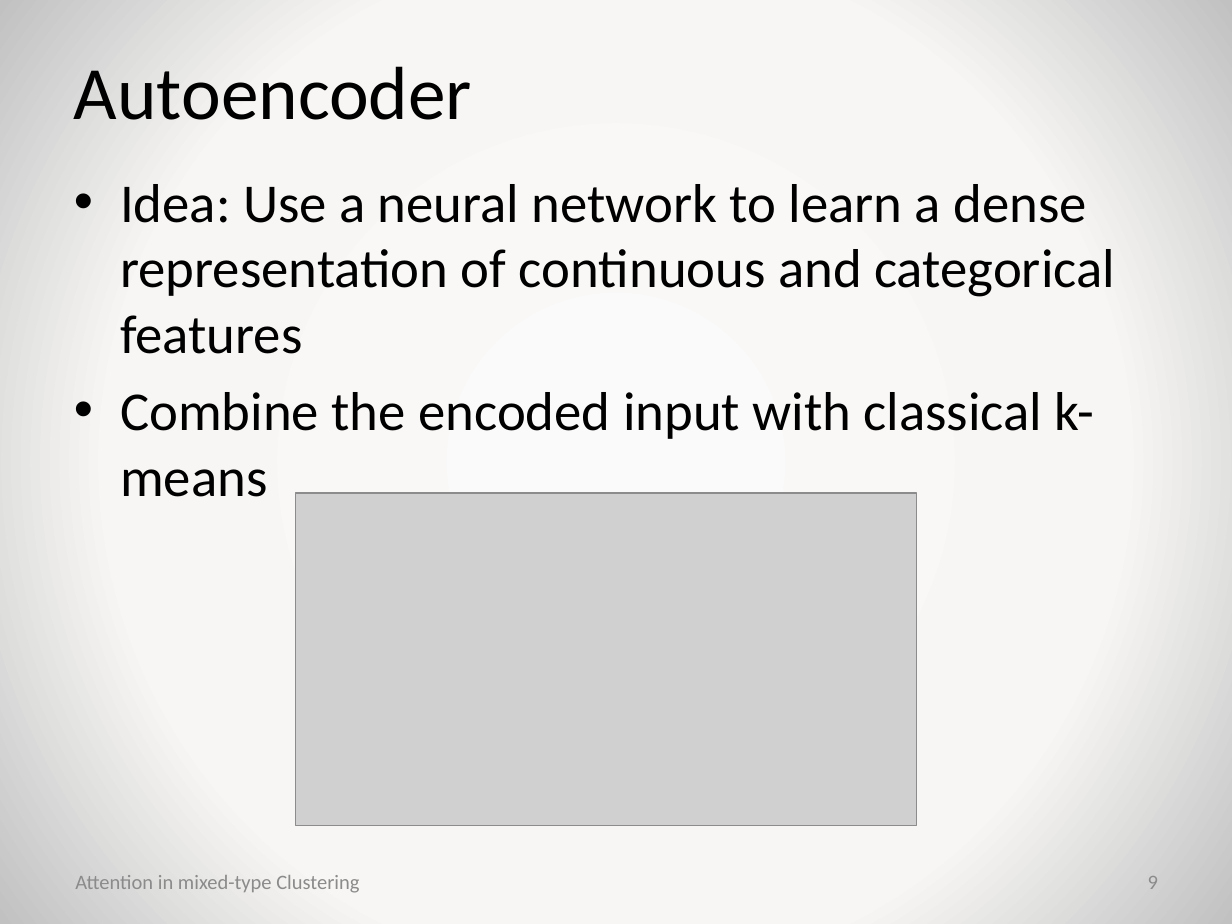
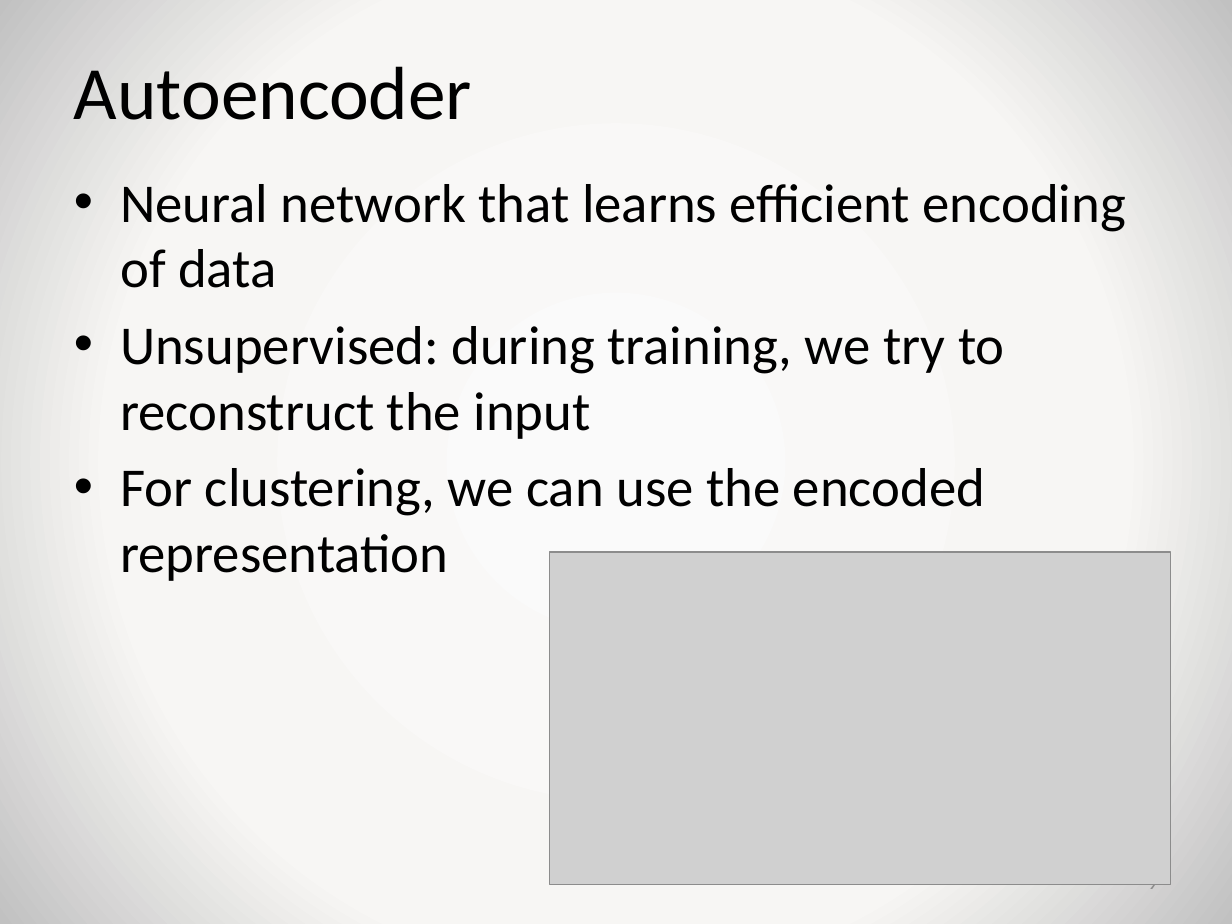
Before and after one commit to jaanisfehling/attention-mixed-type-clustering, a slide deck: slide 9 of presentation.pptx. Drawn at 1232x924 pixels with LibreOffice and Linux fonts; fonts in the diff are those of the drawing; grey boxes stand for pictures; background and template pictures are left out. Boxes give left, top, right and bottom in pixels: in the first picture for what was removed or moved away, otherwise in the second. Text is boxed around its words. In the diff, an @@ line names an element or a change of style, - is before the commit and + after.

```diff
--- a/presentation.pptx
+++ b/presentation.pptx
@@ text at (120, 184, 1126, 581): text changed @@
-• Idea: Use a neural network to learn a dense representation of continuous and categorical features
-• Combine the encoded input with classical k-means
+• Neural network that learns efficient encoding of data
+• Unsupervised: during training, we try to reconstruct the input
+• For clustering, we can use the encoded representation
@@ picture: place and size @@
-picture at (296, 493, 917, 825)
+picture at (549, 552, 1170, 885)
@@ text removed at (75, 875, 359, 893) @@
-Attention in mixed-type Clustering
```
Also in this commit, not shown: 8 other slides changed.
